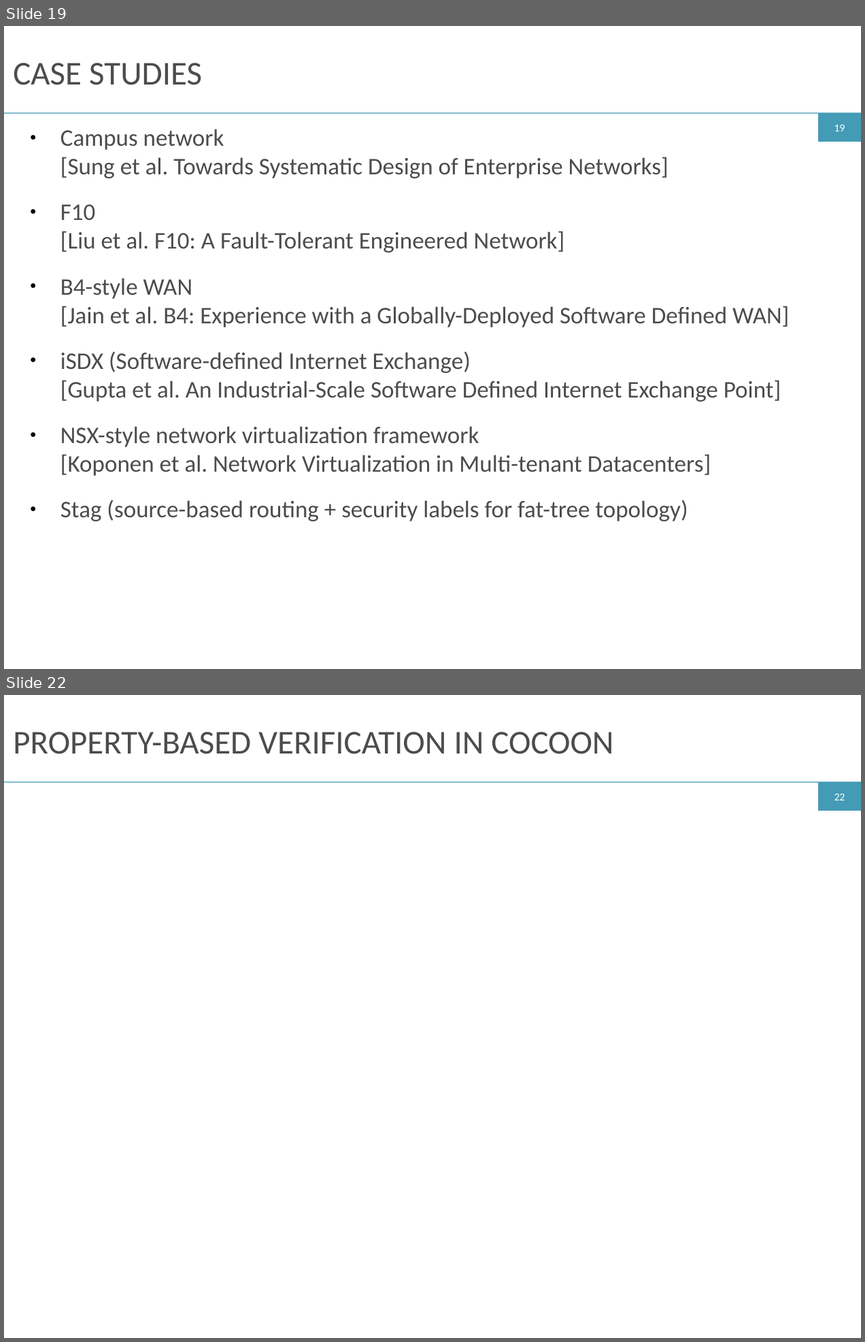
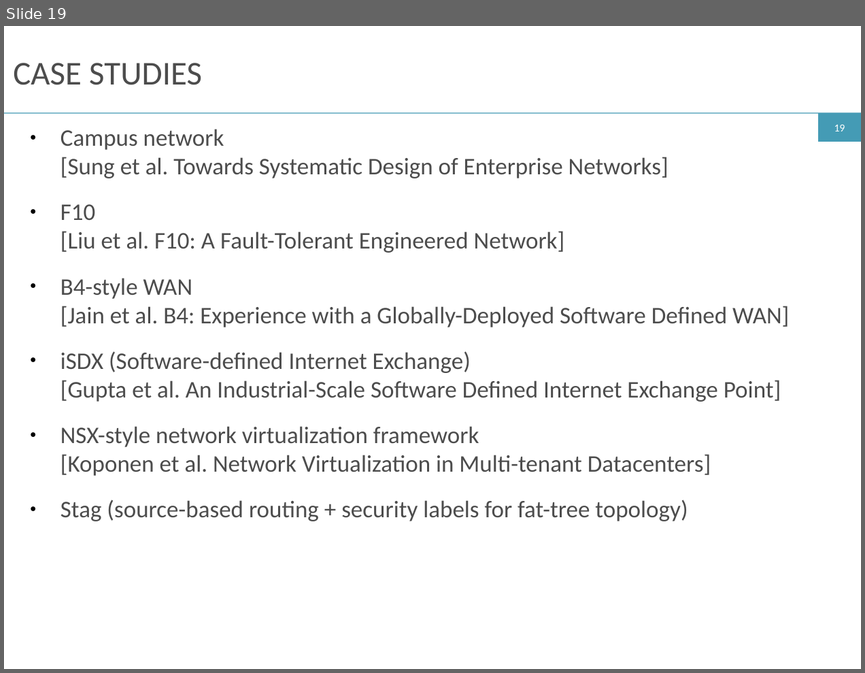
Before and after one commit to ryzhyk/cocoon, a slide deck: doc/netpl16/talk/cocoon.odp. Shown one above the other, each under a label of ours: slides 19 and 22 before the commit, slide 19 after it; the slides between them are not shown. The pictures are 865x1342 and 865x673 pixels, drawn with LibreOffice and Linux fonts; fonts in the diff are those of the drawing. Boxes give left, top, right and bottom in pixels: in the first picture for what was removed or moved away, otherwise in the second. Text is boxed around its words. In the diff, an @@ line names an element or a change of style, - is before the commit and + after.

```diff
--- a/doc/netpl16/talk/cocoon.odp
+++ b/doc/netpl16/talk/cocoon.odp
@@ slide 22 removed at (4, 695, 861, 1338), background #FFFFFF; not listed: 3 template elements that a slide beside it also shows @@
@@ title removed at (13, 732, 613, 754) @@
-PROPERTY-BASED VERIFICATION IN COCOON
```
Also in this commit, not shown: 1 slide changed, 2 slides added, 1 other slide removed.
